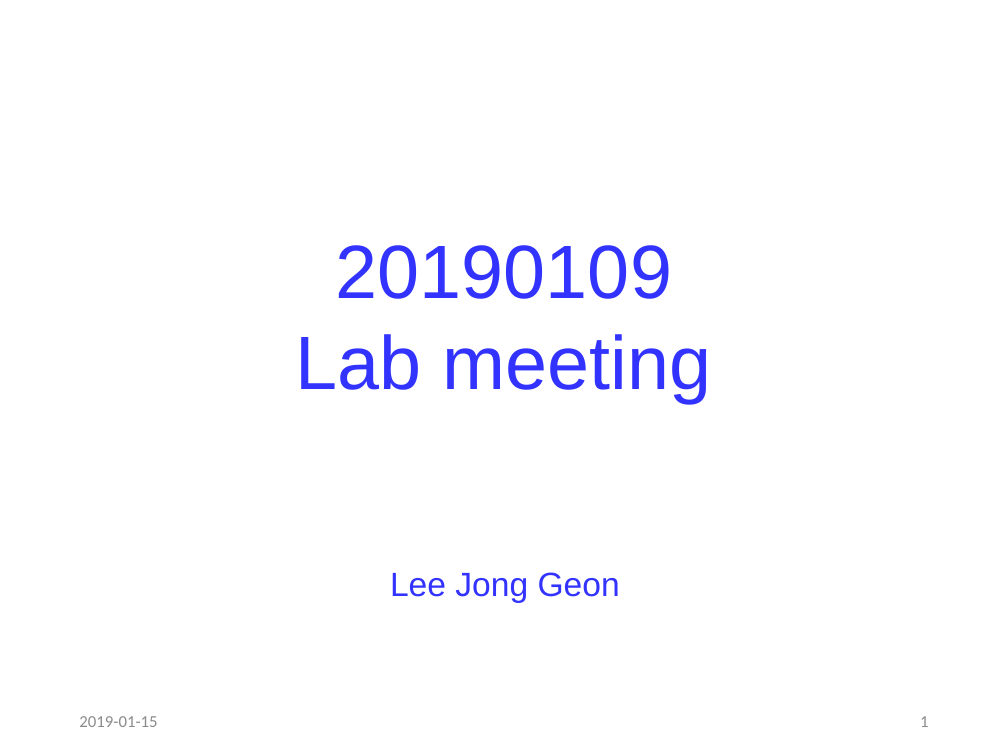
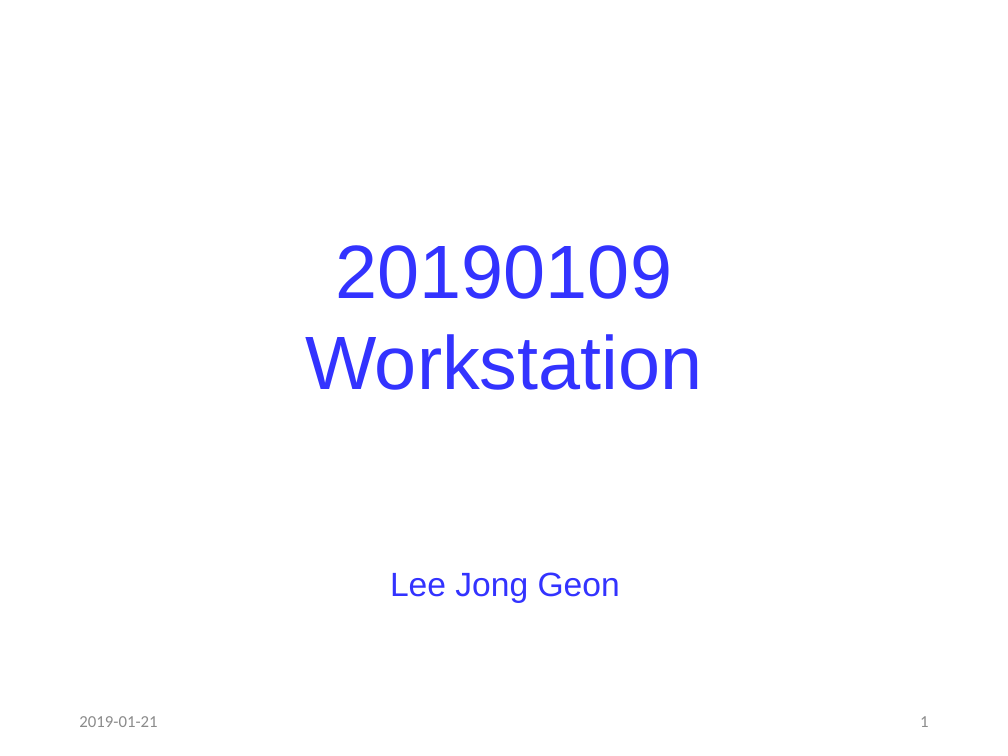
Before and after one commit to jglee96/NBTP_Lab, a slide deck: slide 1 of 랩미팅/201901/190109 Workstation(Jong).pptx. Drawn at 1008x756 pixels with LibreOffice and Linux fonts; fonts in the diff are those of the drawing. Boxes give left, top, right and bottom in pixels: in the first picture for what was removed or moved away, otherwise in the second. Text is boxed around its words. In the diff, an @@ line names an element or a change of style, - is before the commit and + after.

```diff
--- a/랩미팅/201901/190109 Workstation(Jong).pptx
+++ b/랩미팅/201901/190109 Workstation(Jong).pptx
@@ text "20190109": place and size @@
-text "20190109" at [296,245,712,403]
+text "20190109" at [305,245,703,390]
@@ text at [305,334,703,390]: text changed @@
-Lab meeting
+Workstation
@@ text at [79,716,157,727]: text changed @@
-2019-01-15
+2019-01-21
```
Also in this commit, not shown: 4 other slides changed, 9 other files.
